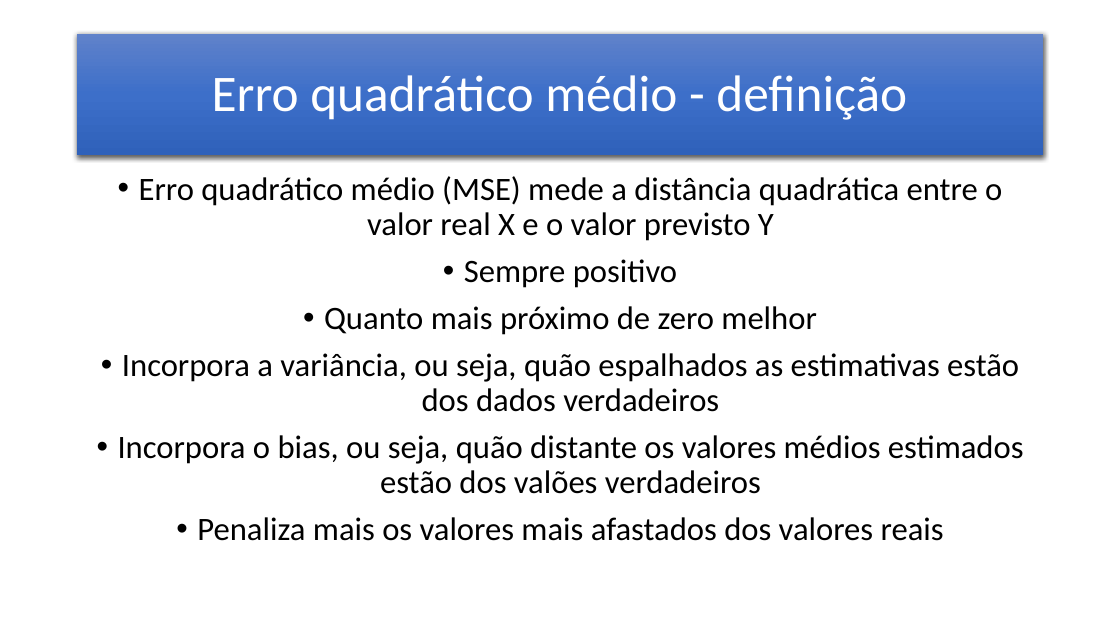
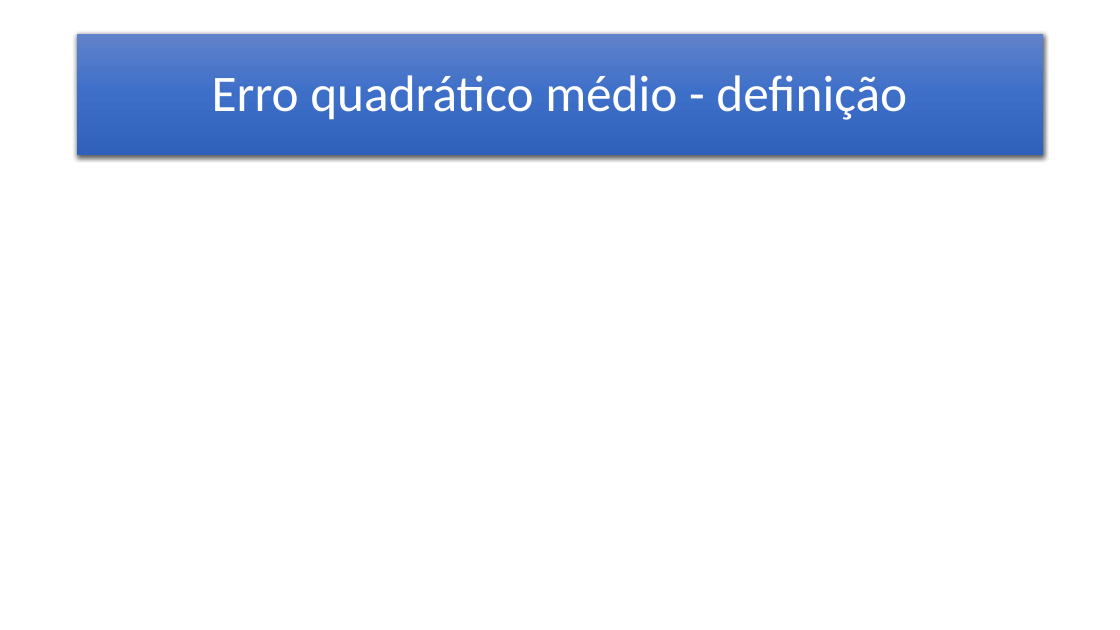
Before and after one commit to danmorales/CursoDS_ProfDanilo, a slide deck: slide 10 of Estatistica/Estatistica_Erros.pptx. Drawn at 1120x630 pixels with LibreOffice and Linux fonts; fonts in the diff are those of the drawing; grey boxes stand for pictures. Boxes give left, top, right and bottom in pixels: in the first picture for what was removed or moved away, otherwise in the second. Text is boxed around its words. In the diff, an @@ line names an element or a change of style, - is before the commit and + after.

```diff
--- a/Estatistica/Estatistica_Erros.pptx
+++ b/Estatistica/Estatistica_Erros.pptx
@@ text removed at (118,176,1024,541) @@
-• Erro quadrático médio (MSE) mede a distância quadrática entre o valor real X e o valor previsto Y
-• Sempre positivo
-• Quanto mais próximo de zero melhor
-• Incorpora a variância, ou seja, quão espalhados as estimativas estão dos dados verdadeiros
-• Incorpora o bias, ou seja, quão distante os valores médios estimados estão dos valões verdadeiros
-• Penaliza mais os valores mais afastados dos valores reais
```
Also in this commit, not shown: 7 other slides changed, 2 other files.
